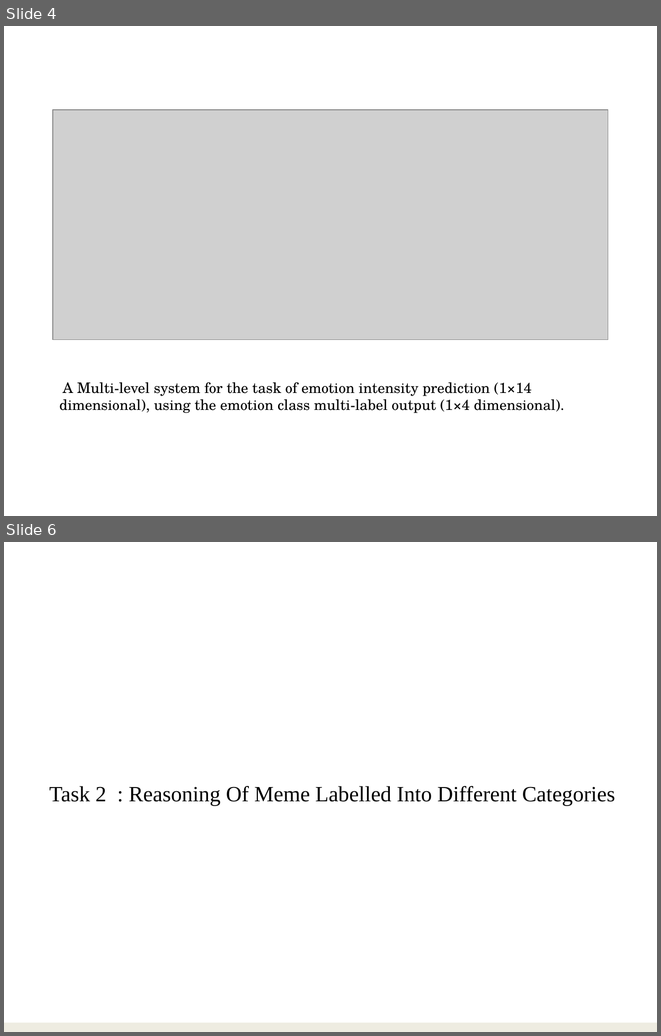
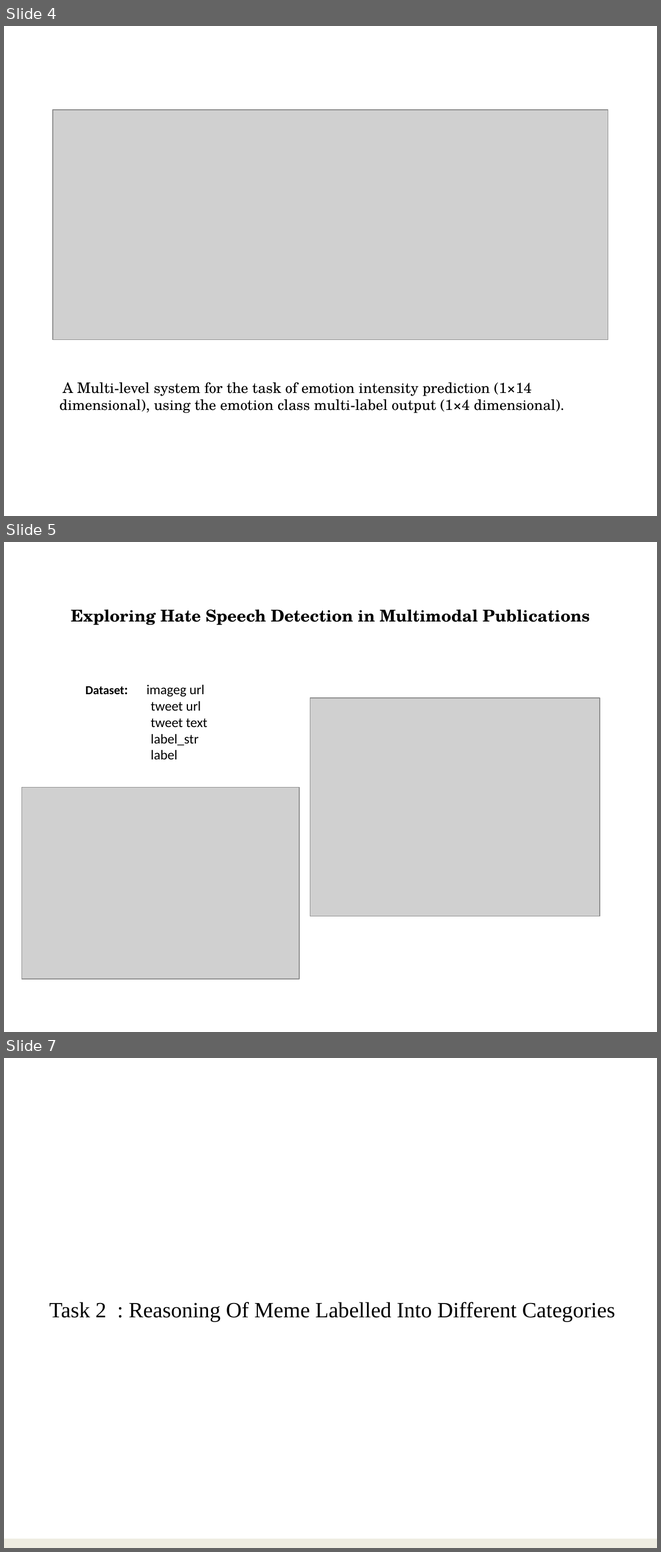
Before and after one commit to VarunBohara/Mini-Project-Documents, a slide deck: Literature survey 3.pptx. Shown one above the other, each under a label of ours: slides 4 and 6 before the commit, slides 4, 5 and 7 after it; the slides between them are not shown. The pictures are 661x1036 and 661x1552 pixels, drawn with LibreOffice and Linux fonts; fonts in the diff are those of the drawing; grey boxes stand for pictures. Boxes give left, top, right and bottom in pixels: in the first picture for what was removed or moved away, otherwise in the second. Text is boxed around its words. In the diff, an @@ line names an element or a change of style, - is before the commit and + after.

```diff
--- a/Literature survey 3.pptx
+++ b/Literature survey 3.pptx
@@ slide 5 added at [4,542,657,1032], background #FFFFFF @@
@@ title added at [71,609,590,625], 18 pt, text #000000, bold @@
+Exploring Hate Speech Detection in Multimodal Publications
@@ text added at [86,685,207,759], 15 pt, text #000000 @@
+Dataset: imageg url
+tweet url
+tweet text
+label_str
+label
@@ picture added at [310,698,600,916] @@
@@ picture added at [21,787,299,979] @@
@@ what was slide 6 is now slide 7 @@
```
Also in this commit, not shown: 1 slide changed.
